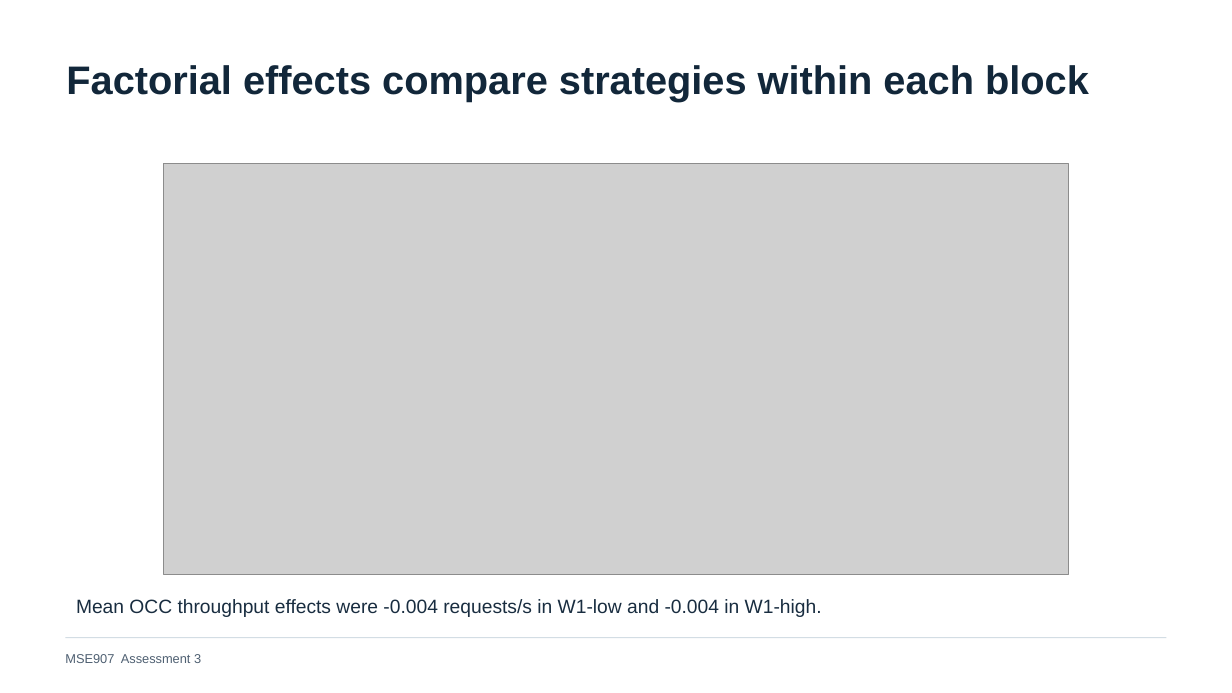
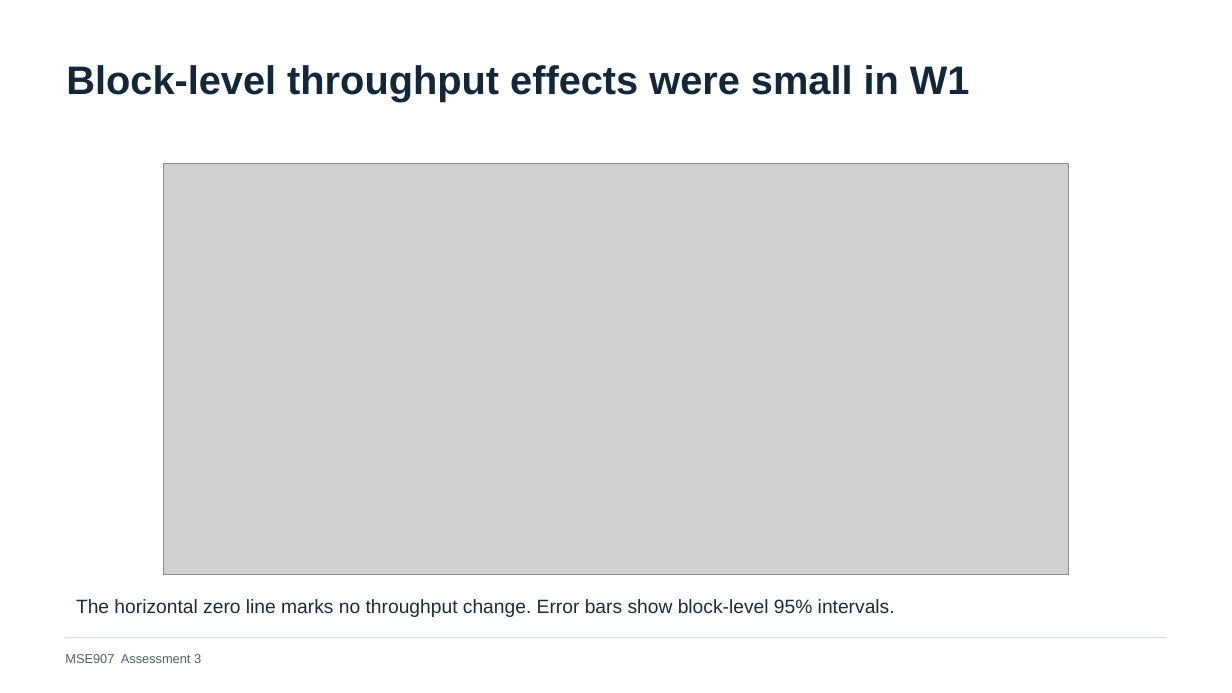
Before and after one commit to miku-wwl/capstone, a slide deck: slide 14 of docs/week04/Day06/Assessment3_Final_Presentation_EN.pptx. Drawn at 1232x693 pixels with LibreOffice and Linux fonts; fonts in the diff are those of the drawing; grey boxes stand for pictures. Boxes give left, top, right and bottom in pixels: in the first picture for what was removed or moved away, otherwise in the second. Text is boxed around its words. In the diff, an @@ line names an element or a change of style, - is before the commit and + after.

```diff
--- a/docs/week04/Day06/Assessment3_Final_Presentation_EN.pptx
+++ b/docs/week04/Day06/Assessment3_Final_Presentation_EN.pptx
@@ text at (66,65,970,102): text changed @@
-Factorial effects compare strategies within each block
+Block-level throughput effects were small in W1
@@ text at (76,599,895,617): text changed @@
-Mean OCC throughput effects were -0.004 requests/s in W1-low and -0.004 in W1-high.
+The horizontal zero line marks no throughput change. Error bars show block-level 95% intervals.
```
Also in this commit, not shown: 9 other slides changed, 12 other files.
